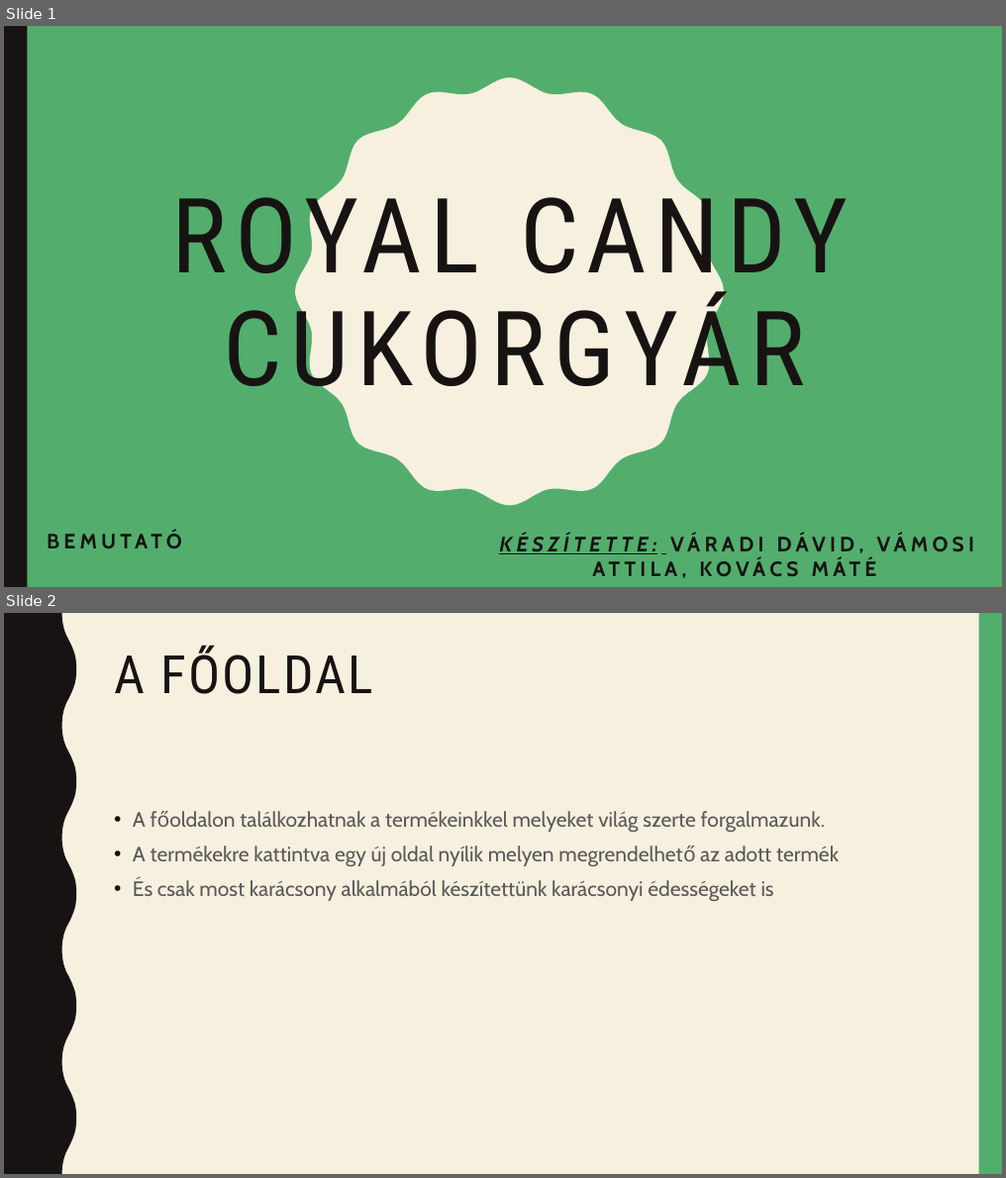
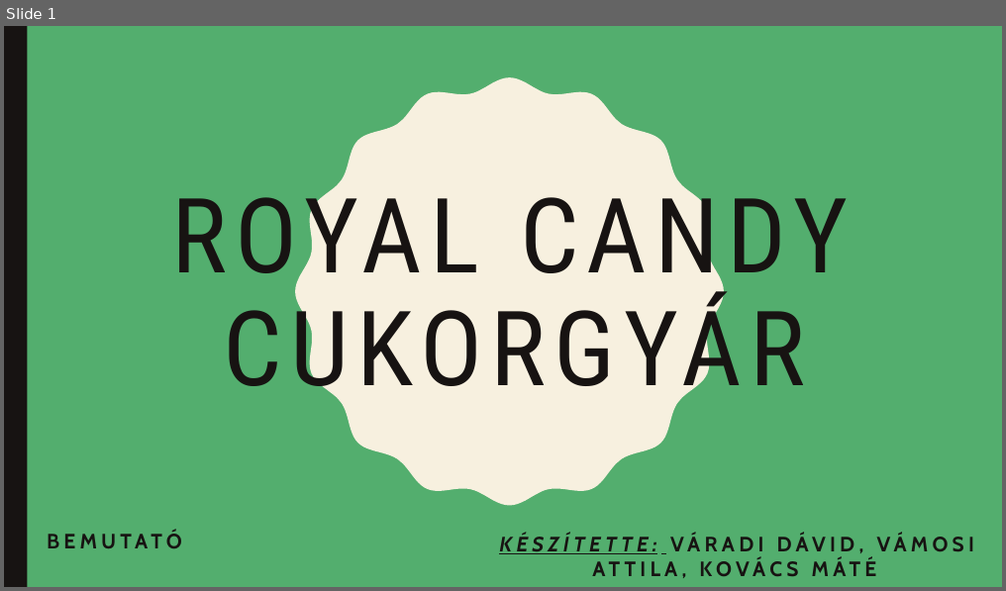
Before and after one commit to David05xd/cukorgyar, a slide deck: Royal candy cukorgyár.pptx. Shown one above the other, each under a label of ours: slides 1 and 2 before the commit, slide 1 after it. The pictures are 1006x1178 and 1006x591 pixels, drawn with LibreOffice and Linux fonts; fonts in the diff are those of the drawing. Boxes give left, top, right and bottom in pixels: in the first picture for what was removed or moved away, otherwise in the second. Text is boxed around its words. In the diff, an @@ line names an element or a change of style, - is before the commit and + after.

Commit message:
ppt

```diff
--- a/Royal candy cukorgyár.pptx
+++ b/Royal candy cukorgyár.pptx
@@ slide 2 removed at [4, 613, 1002, 1174], background #F7F0DF @@
@@ freeform shape removed at [4, 613, 76, 1174] @@
@@ rectangle removed at [979, 613, 1002, 1174] @@
@@ title removed at [114, 646, 372, 694] @@
-A FŐOLDAL
@@ text removed at [133, 811, 839, 901] @@
-• A főoldalon találkozhatnak a termékeinkkel melyeket világ szerte forgalmazunk.
-• A termékekre kattintva egy új oldal nyílik melyen megrendelhető az adott termék
-• És csak most karácsony alkalmából készítettünk karácsonyi édességeket is
```
Also in this commit, not shown: 3 slides added, 2 other slides removed.
